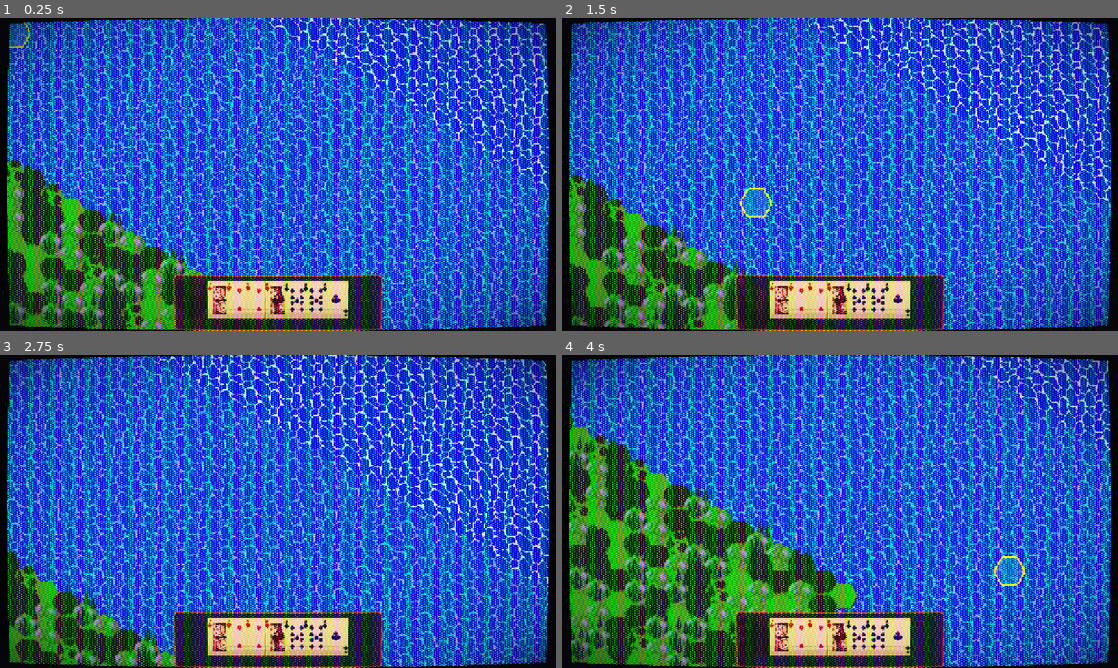
Above: before the commit, frames 1-4 (two rows, left to right).
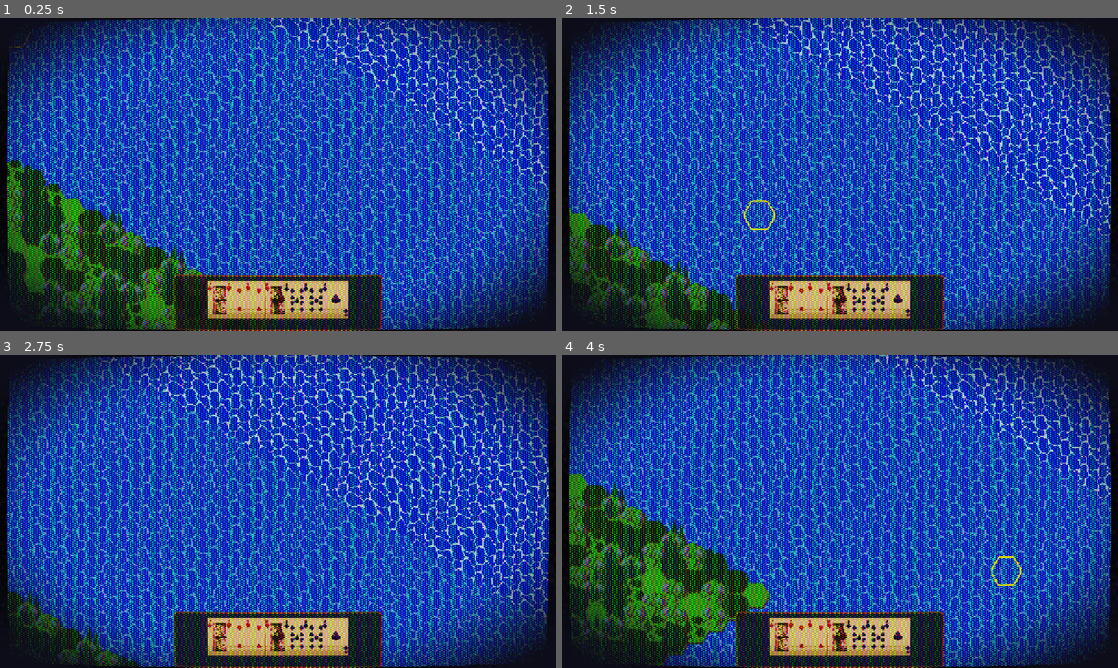
Above: after the commit, the same moments.

Repository: KBVE/cityvote
Game: Godot game, scene res://view/main/main.tscn
The game is run twice, just before and just after one commit, with the same random seed, the same clock (stepped at 60 frames per second) and the same inputs.
Inputs (mouse positions are in pixels of both pictures, inside the frame that each line leads up to):
- Up to frame 1 (0.25 s): no input
- Up to frame 2 (1.5 s): tap Enter at 0.5 s; move the mouse to (962, 158) at 0.52 s; hold Right (ui_right) 0.53-1.25 s; click (962, 158) at 0.67 s; drag from (728, 190) to (812, 237) at 1.27 s
- Up to frame 3 (2.75 s): move the mouse to (333, 442) at 2.02 s; hold Right (ui_right) from 2.03 s (still down); click (333, 442) at 2.17 s
- Up to frame 4 (4 s): release Right (ui_right) at 2.75 s; drag from (812, 574) to (673, 464) at 2.77 s; move the mouse to (1006, 558) at 3.52 s; hold Left (ui_left) from 3.53 s (still down); click (1006, 558) at 3.67 s

The runs differ from the first frame. In frame 1, 77% of the frame differs, in the area x 1-99%, y 0-100%; in frame 2, 81%; in frame 3, 81%; in frame 4, 82%.

Commit message:
save this.

Diff:
--- /dev/null
+++ b/cat/shader/smoke_atmosphere.gdshader
@@ -0,0 +1,32 @@
+// Atmospheric smoke/fog shader - creates light wispy clouds at edges
+shader_type canvas_item;
+
+// Noise texture
+uniform sampler2D noise_texture : repeat_enable, filter_nearest;
+// Fog density
+uniform float density : hint_range(0.0, 1.0) = 0.25;
+// Fog speed
+uniform vec2 speed = vec2(0.02, 0.01);
+// Edge gradient
+uniform float inner_radius : hint_range(0.0, 1.0) = 0.4;
+uniform float outer_radius : hint_range(0.0, 1.5) = 1.0;
+
+void fragment() {
+	// Calculate distance from center for edge gradient
+	vec2 centered_uv = UV - vec2(0.5);
+	float dist = length(centered_uv);
+
+	// Create radial gradient (more fog at edges)
+	float edge_gradient = smoothstep(inner_radius, outer_radius, dist);
+
+	// Make the fog slowly move
+	vec2 uv = UV + speed * TIME;
+	// Sample the noise texture
+	float noise = texture(noise_texture, uv).r;
+	// Convert the noise from the (0.0, 1.0) range to the (-1.0, 1.0) range
+	// and clamp it between 0.0 and 1.0 again
+	float fog = clamp(noise * 2.0 - 1.0, 0.0, 1.0);
+
+	// Apply the fog effect with edge gradient
+	COLOR.a *= fog * density * edge_gradient;
+}
--- a/cat/view/hand/play_hand.gd
+++ b/cat/view/hand/play_hand.gd
@@ -18,10 +18,14 @@
 # Reference to camera for auto-follow
 var camera: Camera2D = null
 
+# Camera bounds (set from main scene)
+var camera_min_bounds: Vector2 = Vector2.ZERO
+var camera_max_bounds: Vector2 = Vector2.ZERO
+
 # Camera auto-follow settings
 var camera_follow_enabled: bool = true
-var camera_follow_speed: float = 5.0  # How fast camera follows cursor
-var camera_edge_threshold: float = 150.0  # Distance from center before camera starts following
+var camera_follow_speed: float = 3.0  # How fast camera follows cursor (lower = smoother)
+var camera_edge_threshold: float = 250.0  # Distance from center before camera starts following (larger = more flexible)
 
 # Current hand of cards
 var hand: Array[Dictionary] = []
@@ -51,6 +55,9 @@
 var preview_ghost: Sprite2D = null  # Visual proxy that follows cursor
 var preview_ghost_target_tile: Vector2i = Vector2i(-1, -1)  # Current tile under ghost
 var ghost_scale: float = 0.8  # Ghost is slightly transparent/smaller
+var ghost_alpha_moving: float = 0.15  # Super transparent while moving
+var ghost_alpha_snapped: float = 0.85  # More visible when snapped to tile
+var ghost_fade_speed: float = 8.0  # How fast the ghost fades in/out
 
 func _ready() -> void:
 	deck = PlayingDeck.new()
@@ -160,7 +167,7 @@
 
 func _process(delta: float) -> void:
 	if card_state == CardState.HELD or card_state == CardState.PREVIEW:
-		_update_preview_ghost()
+		_update_preview_ghost(delta)
 		_update_camera_follow(delta)
 
 func _input(event: InputEvent) -> void:
@@ -207,7 +214,7 @@
 	# Transition to HELD state
 	card_state = CardState.HELD
 
-	# Emit signal to disable manual camera panning
+	# Emit signal (for future use if needed)
 	card_picked_up.emit()
 
 	print("State: IDLE → HELD")
@@ -246,11 +253,11 @@
 
 	preview_ghost = Sprite2D.new()
 	preview_ghost.texture = held_card.get_child(0).texture
-	preview_ghost.modulate = Color(1, 1, 1, 0.7)  # Semi-transparent
+	preview_ghost.modulate = Color(1, 1, 1, ghost_alpha_moving)  # Start super transparent
 	preview_ghost.scale = Vector2(ghost_scale, ghost_scale)
 	hex_map.add_child(preview_ghost)
 
-func _update_preview_ghost() -> void:
+func _update_preview_ghost(delta: float) -> void:
 	if preview_ghost == null or hex_map == null:
 		return
 
@@ -270,7 +277,10 @@
 		# Transition to PREVIEW state if hovering valid tile
 		if card_state == CardState.HELD:
 			card_state = CardState.PREVIEW
-			preview_ghost.modulate = Color(0.8, 1, 0.8, 0.9)  # Green tint when valid
+
+		# Fade in ghost when snapped to valid tile (green tint)
+		var target_color = Color(0.8, 1, 0.8, ghost_alpha_snapped)
+		preview_ghost.modulate = preview_ghost.modulate.lerp(target_color, ghost_fade_speed * delta)
 	else:
 		# Invalid tile - follow mouse freely
 		preview_ghost.position = mouse_world_pos
@@ -279,7 +289,10 @@
 		# Transition back to HELD if not over valid tile
 		if card_state == CardState.PREVIEW:
 			card_state = CardState.HELD
-			preview_ghost.modulate = Color(1, 1, 1, 0.7)  # Normal when invalid
+
+		# Fade out ghost when moving (super transparent)
+		var target_color = Color(1, 1, 1, ghost_alpha_moving)
+		preview_ghost.modulate = preview_ghost.modulate.lerp(target_color, ghost_fade_speed * delta)
 
 func _destroy_preview_ghost() -> void:
 	if preview_ghost != null:
@@ -297,20 +310,37 @@
 	# Get camera center in world coordinates
 	var camera_center = camera.get_screen_center_position()
 
-	# Calculate distance from camera center to mouse
-	var distance_from_center = mouse_world_pos.distance_to(camera_center)
-
-	# Only follow if mouse is beyond threshold (edge of screen area)
+	# Calculate offset from camera center to mouse
+	var offset = mouse_world_pos - camera_center
+	var distance_from_center = offset.length()
+
+	# Only follow if mouse is beyond threshold
 	if distance_from_center > camera_edge_threshold:
-		# Calculate target position (move camera toward mouse)
-		var direction = (mouse_world_pos - camera_center).normalized()
-		var target_offset = direction * (distance_from_center - camera_edge_threshold)
-
-		# Smoothly interpolate camera position
-		var new_camera_pos = camera.position + target_offset * camera_follow_speed * delta
-
-		# Clamp to map bounds (use main scene's bounds if available)
-		camera.position = new_camera_pos
+		# Calculate how far beyond threshold we are
+		var overshoot = distance_from_center - camera_edge_threshold
+
+		# Normalize the offset to get direction
+		var direction = offset.normalized()
+
+		# Target position: move camera to bring mouse back to threshold distance
+		var target_camera_pos = camera.position + direction * overshoot
+
+		# Smoothly interpolate using lerp for buttery smooth movement
+		var new_pos = camera.position.lerp(target_camera_pos, camera_follow_speed * delta)
+
+		# Debug: Check if clamping is blocking movement
+		var pre_clamp_pos = new_pos
+
+		# Clamp to camera bounds (if bounds are set)
+		if camera_min_bounds != Vector2.ZERO or camera_max_bounds != Vector2.ZERO:
+			new_pos.x = clamp(new_pos.x, camera_min_bounds.x, camera_max_bounds.x)
+			new_pos.y = clamp(new_pos.y, camera_min_bounds.y, camera_max_bounds.y)
+
+		# Debug: Print when bounds are clamping
+		if pre_clamp_pos != new_pos:
+			print("Camera clamped! Pre: ", pre_clamp_pos, " Post: ", new_pos, " Bounds: ", camera_min_bounds, " to ", camera_max_bounds)
+
+		camera.position = new_pos
 
 # ===================================================================
 # CARD PLACEMENT
--- a/cat/view/main/main.gd
+++ b/cat/view/main/main.gd
@@ -44,18 +44,17 @@
 	# Enable viewport to handle input events
 	subviewport.handle_input_locally = false
 
-	# Calculate camera bounds based on actual tilemap
+	# Calculate camera bounds based on actual tilemap (must be done first!)
 	_calculate_camera_bounds()
-
-	#### TEST ####
-	# Spawn a few test viking ships on water tiles
-	_spawn_test_vikings()
 
 	#; TEST
 	# Connect hex_map to play_hand for card placement
 	play_hand.hex_map = hex_map
 	# Connect camera to play_hand for auto-follow
 	play_hand.camera = camera
+	# Pass camera bounds to play_hand for proper clamping (after bounds are calculated)
+	play_hand.camera_min_bounds = camera_min_bounds
+	play_hand.camera_max_bounds = camera_max_bounds
 	# Connect hex_map to tile_info for tile hover display
 	tile_info.hex_map = hex_map
 
@@ -65,18 +64,20 @@
 	play_hand.card_cancelled.connect(_on_card_cancelled)
 	#; TEST
 
+	#### TEST ####
+	# Spawn a few test viking ships on water tiles
+	_spawn_test_vikings()
+
 # === Card Signal Handlers ===
 func _on_card_picked_up() -> void:
-	manual_camera_panning_enabled = false
-	print("Camera panning disabled - card picked up")
+	# Keep manual panning enabled - auto-follow and manual work together
+	print("Card picked up - auto-follow active, manual drag still available")
 
 func _on_card_placed() -> void:
-	manual_camera_panning_enabled = true
-	print("Camera panning enabled - card placed")
+	print("Card placed")
 
 func _on_card_cancelled() -> void:
-	manual_camera_panning_enabled = true
-	print("Camera panning enabled - card cancelled")
+	print("Card cancelled")
 
 func _calculate_camera_bounds():
 	# Debug: Find the 4 corner water tiles and print their world positions
@@ -113,15 +114,17 @@
 	# Map spans X: -1160 to 1192, Y: 14 to 1386
 	# Land area centered at X: 16, Y: 350 to 1050
 
-	# Account for viewport size (at zoom 2, viewport shows 640x360 area)
-	var viewport_half_size = Vector2(320, 180)
-
-	# Set bounds to allow viewing the entire land area plus some water
-	# Add generous margins so you can see all land tiles
-	var min_world_x = -1160.0 + 200  # Left water edge with padding
-	var max_world_x = 1192.0 - 200   # Right water edge with padding
-	var min_world_y = 14.0 + 150     # Top water edge with padding
-	var max_world_y = 1386.0 - 150   # Bottom water edge with padding
+	# Account for viewport size (dynamically based on actual viewport and zoom)
+	var viewport_size = Vector2(subviewport.size)  # Convert Vector2i to Vector2
+	var viewport_half_size = (viewport_size / camera.zoom) / 2.0
+	print("Viewport size: ", viewport_size, " Zoom: ", camera.zoom, " Half size in world: ", viewport_half_size)
+
+	# Set bounds to allow viewing the entire map (water included)
+	# Use minimal padding so camera can reach all tiles
+	var min_world_x = -1160.0 + 100  # Left water edge with small padding
+	var max_world_x = 1192.0 - 100   # Right water edge with small padding
+	var min_world_y = 14.0 + 50      # Top water edge with small padding
+	var max_world_y = 1386.0 - 50    # Bottom water edge with small padding
 
 	camera_min_bounds = Vector2(min_world_x, min_world_y) + viewport_half_size
 	camera_max_bounds = Vector2(max_world_x, max_world_y) - viewport_half_size
@@ -174,17 +177,17 @@
 		_move_test_vikings()
 
 func _input(event):
-	# Handle mouse drag panning (only when manual panning is enabled)
+	# Handle mouse drag panning (works alongside auto-follow)
+	# Left-click drag works for camera since card placement uses double-click
 	if event is InputEventMouseButton:
 		var allowed_buttons = [MOUSE_BUTTON_LEFT, MOUSE_BUTTON_RIGHT, MOUSE_BUTTON_MIDDLE]
 
 		if event.button_index in allowed_buttons:
-			# Only allow drag panning when manual camera panning is enabled
-			if event.pressed and manual_camera_panning_enabled:
+			if event.pressed:
 				is_dragging = true
 				drag_start_mouse_pos = event.position
 				drag_start_camera_pos = camera.position
-			elif not event.pressed:
+			else:
 				is_dragging = false
 
 		# Zoom with mouse wheel
--- a/cat/view/main/main.tscn
+++ b/cat/view/main/main.tscn
@@ -1,10 +1,11 @@
-[gd_scene load_steps=15 format=3 uid="uid://b0v1xvyqj8y3h"]
+[gd_scene load_steps=17 format=3 uid="uid://b0v1xvyqj8y3h"]
 
 [ext_resource type="Script" uid="uid://dm4b85w81o2cn" path="res://view/main/main.gd" id="1_main"]
 [ext_resource type="PackedScene" uid="uid://c8n2x3nak4p1j" path="res://nodes/map/hex/hex.tscn" id="2_hex"]
 [ext_resource type="Shader" uid="uid://bsqdm8lw8oxis" path="res://shader/crt.gdshader" id="3_crt"]
 [ext_resource type="Shader" uid="uid://foef4n8nqebi" path="res://shader/godrays.gdshader" id="4_godrays"]
 [ext_resource type="Shader" uid="uid://ct8veipovl0f5" path="res://shader/fog_of_war.gdshader" id="5_fog"]
+[ext_resource type="Shader" path="res://shader/smoke_atmosphere.gdshader" id="6_smoke"]
 [ext_resource type="PackedScene" uid="uid://dq8h7k5nan2p4" path="res://view/hand/play_hand.tscn" id="6_hand"]
 [ext_resource type="PackedScene" uid="uid://c7n9m5p8q2r4t" path="res://view/hud/tile_info.tscn" id="7_tile_info"]
 
@@ -15,6 +16,19 @@
 [sub_resource type="NoiseTexture2D" id="NoiseTexture2D_godrays"]
 noise = SubResource("FastNoiseLite_godrays")
 seamless = true
+
+[sub_resource type="FastNoiseLite" id="FastNoiseLite_smoke"]
+noise_type = 0
+frequency = 0.5
+fractal_octaves = 3
+
+[sub_resource type="NoiseTexture2D" id="NoiseTexture2D_smoke"]
+width = 160
+height = 90
+seamless = true
+seamless_blend_skirt = 1.0
+normalize = false
+noise = SubResource("FastNoiseLite_smoke")
 
 [sub_resource type="ShaderMaterial" id="ShaderMaterial_godrays"]
 shader = ExtResource("4_godrays")
@@ -55,34 +69,29 @@
 shader_parameter/mask_type = 1
 shader_parameter/curve = 0.05
 shader_parameter/color_offset = 0.002
-shader_parameter/mask_brightness = 1.0
+shader_parameter/mask_brightness = 0.6
 shader_parameter/aspect = 0.5625
 
 [sub_resource type="ShaderMaterial" id="ShaderMaterial_fog_border"]
 shader = ExtResource("5_fog")
-shader_parameter/fog_color = Color(0.02, 0.02, 0.05, 1)
-shader_parameter/fog_intensity = 1.0
-shader_parameter/density = 1.0
-shader_parameter/inner_radius = 0.55
+shader_parameter/fog_color = Color(0.05, 0.05, 0.1, 1)
+shader_parameter/fog_intensity = 1.5
+shader_parameter/density = 1.5
+shader_parameter/inner_radius = 0.4
 shader_parameter/outer_radius = 1.0
-shader_parameter/edge_thickness = 0.7
+shader_parameter/edge_thickness = 0.9
 shader_parameter/noise_texture = SubResource("NoiseTexture2D_godrays")
 shader_parameter/cloud_speed = Vector2(0.01, 0.005)
 shader_parameter/cloud_scale = 2.0
 shader_parameter/turbulence = 0.5
 
-[sub_resource type="ShaderMaterial" id="ShaderMaterial_fog_atmosphere"]
-shader = ExtResource("5_fog")
-shader_parameter/fog_color = Color(0.08, 0.08, 0.12, 1)
-shader_parameter/fog_intensity = 0.6
+[sub_resource type="ShaderMaterial" id="ShaderMaterial_smoke_atmosphere"]
+shader = ExtResource("6_smoke")
 shader_parameter/density = 0.4
-shader_parameter/inner_radius = 0.3
-shader_parameter/outer_radius = 0.9
-shader_parameter/edge_thickness = 0.3
-shader_parameter/noise_texture = SubResource("NoiseTexture2D_godrays")
-shader_parameter/cloud_speed = Vector2(0.02, 0.012)
-shader_parameter/cloud_scale = 1.2
-shader_parameter/turbulence = 0.3
+shader_parameter/speed = Vector2(0.02, 0.01)
+shader_parameter/inner_radius = 0.35
+shader_parameter/outer_radius = 0.85
+shader_parameter/noise_texture = SubResource("NoiseTexture2D_smoke")
 
 [node name="Main" type="Node2D"]
 script = ExtResource("1_main")
@@ -132,9 +141,9 @@
 color = Color(1, 1, 1, 1)
 mouse_filter = 2
 
-[node name="FogAtmosphere" type="ColorRect" parent="."]
+[node name="SmokeAtmosphere" type="ColorRect" parent="."]
 z_index = 1
-material = SubResource("ShaderMaterial_fog_atmosphere")
+material = SubResource("ShaderMaterial_smoke_atmosphere")
 anchors_preset = 15
 anchor_right = 1.0
 anchor_bottom = 1.0
Not shown, added: cat/shader/smoke_atmosphere.gdshader.uid
